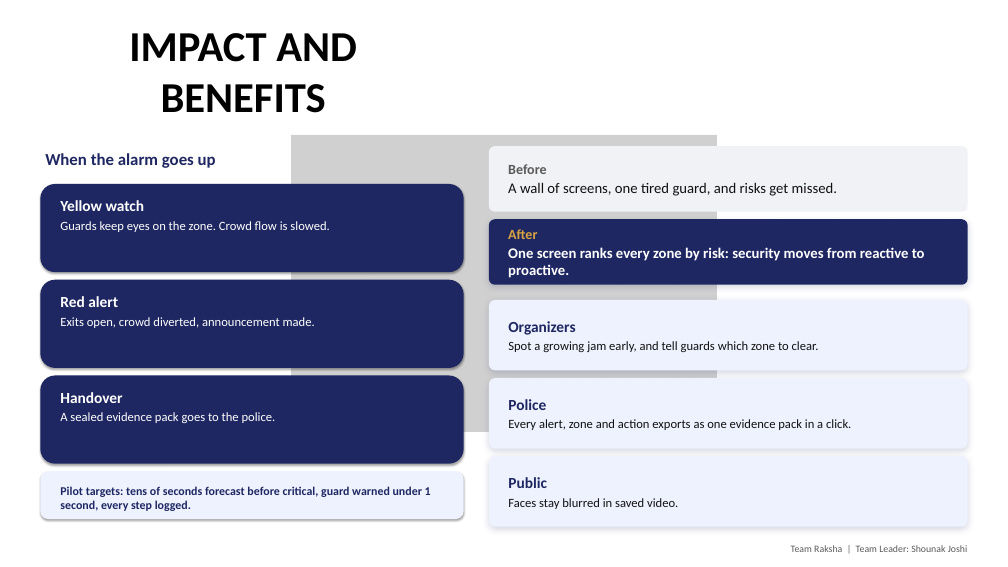
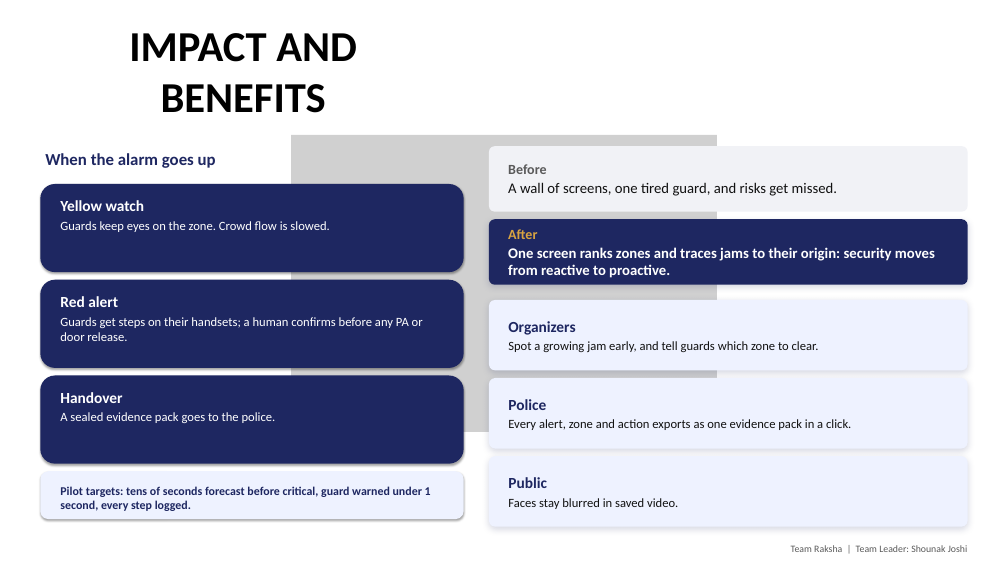
Before and after one commit to shounakjoshi88-a11y/raksha-crowd-safety-hackathon, a slide deck: slide 5 of deck/Raksha_Hackathon2026_Simplified.pptx. Drawn at 1008x567 pixels with LibreOffice and Linux fonts; fonts in the diff are those of the drawing; grey boxes stand for pictures. Boxes give left, top, right and bottom in pixels: in the first picture for what was removed or moved away, otherwise in the second. Text is boxed around its words. In the diff, an @@ line names an element or a change of style, - is before the commit and + after.

Commit message:
fix: judge pass 4 - real load-binned FPS chart, explicit risk formula, venue graph, HITL red alert, FTLE dropped

```diff
--- a/deck/Raksha_Hackathon2026_Simplified.pptx
+++ b/deck/Raksha_Hackathon2026_Simplified.pptx
@@ text in rounded rectangle at (x1=508, y1=247, x2=935, y2=278): text changed @@
-One screen ranks every zone by risk: security moves from reactive to proactive.
+One screen ranks zones and traces jams to their origin: security moves from reactive to proactive.
@@ text at (x1=60, y1=317, x2=423, y2=341): text changed @@
-Exits open, crowd diverted, announcement made.
+Guards get steps on their handsets; a human confirms before any PA or door release.
```
Also in this commit, not shown: 3 other slides changed, 3 other files.
